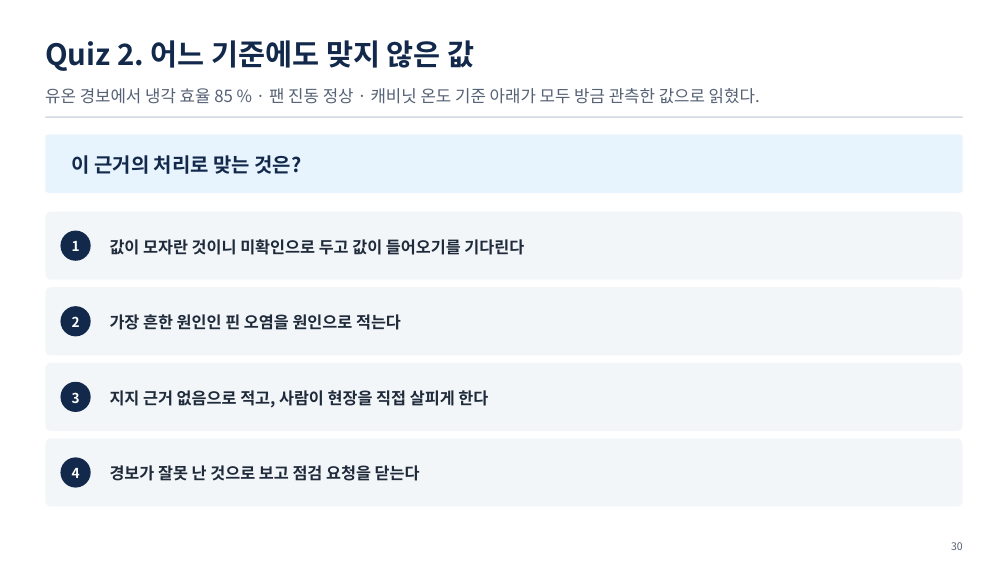
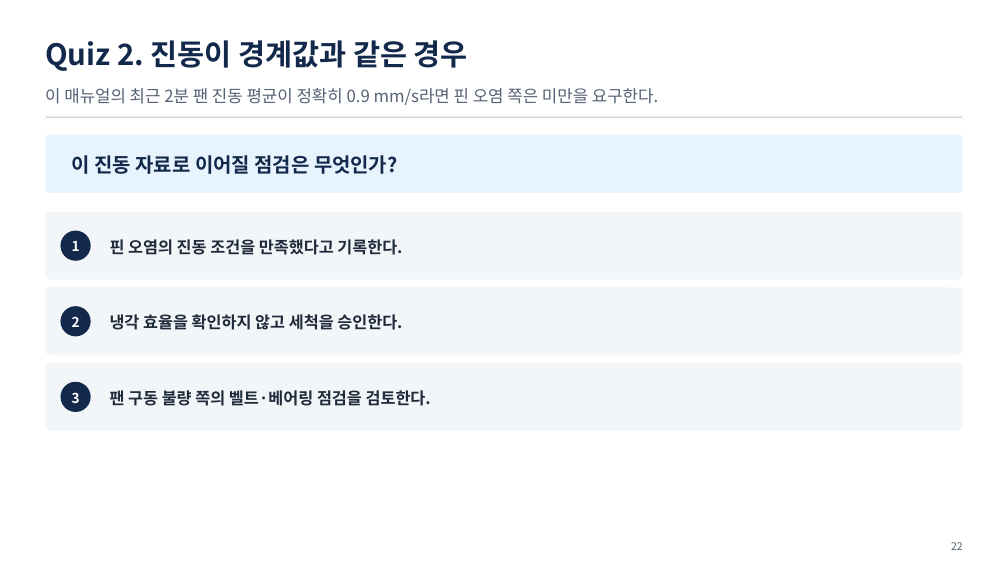
Before and after one commit to uengine-oss/hyd-iot-edu, a slide deck: slide 22 of workspace/강의제작/산출물/실전반/이론_오프라인/04회차/실전반_오프라인_04회차.pptx (slide 30 before the commit). Drawn at 1008x567 pixels with LibreOffice and Linux fonts; fonts in the diff are those of the drawing. Boxes give left, top, right and bottom in pixels: in the first picture for what was removed or moved away, otherwise in the second. Text is boxed around its words. In the diff, an @@ line names an element or a change of style, - is before the commit and + after.

```diff
--- a/workspace/강의제작/산출물/실전반/이론_오프라인/04회차/실전반_오프라인_04회차.pptx
+++ b/workspace/강의제작/산출물/실전반/이론_오프라인/04회차/실전반_오프라인_04회차.pptx
@@ text at bbox=[45, 40, 468, 71]: text changed @@
-Quiz 2. 어느 기준에도 맞지 않은 값
+Quiz 2. 진동이 경계값과 같은 경우
@@ text at bbox=[45, 88, 658, 105]: text changed @@
-유온 경보에서 냉각 효율 85 % · 팬 진동 정상 · 캐비닛 온도 기준 아래가 모두 방금 관측한 값으로 읽혔다.
+이 매뉴얼의 최근 2분 팬 진동 평균이 정확히 0.9 mm/s라면 핀 오염 쪽은 미만을 요구한다.
@@ text at bbox=[72, 155, 398, 174]: text changed @@
-이 근거의 처리로 맞는 것은?
+이 진동 자료로 이어질 점검은 무엇인가?
@@ text at bbox=[110, 239, 402, 255]: text changed @@
-값이 모자란 것이니 미확인으로 두고 값이 들어오기를 기다린다
+핀 오염의 진동 조건을 만족했다고 기록한다.
@@ text at bbox=[110, 314, 402, 330]: text changed @@
-가장 흔한 원인인 핀 오염을 원인으로 적는다
+냉각 효율을 확인하지 않고 세척을 승인한다.
@@ text at bbox=[110, 390, 431, 406]: text changed @@
-지지 근거 없음으로 적고, 사람이 현장을 직접 살피게 한다
+팬 구동 불량 쪽의 벨트·베어링 점검을 검토한다.
@@ rounded rectangle removed at bbox=[45, 439, 963, 507] @@
@@ ellipse removed at bbox=[60, 457, 91, 488] @@
@@ text removed at bbox=[72, 468, 80, 478] @@
-4
@@ text removed at bbox=[110, 465, 420, 481] @@
-경보가 잘못 난 것으로 보고 점검 요청을 닫는다
@@ text at bbox=[951, 542, 963, 550]: text changed @@
-30
+22
```
Also in this commit, not shown: 9 other slides changed, 13 slides added, 21 slides removed, 13 other files.
